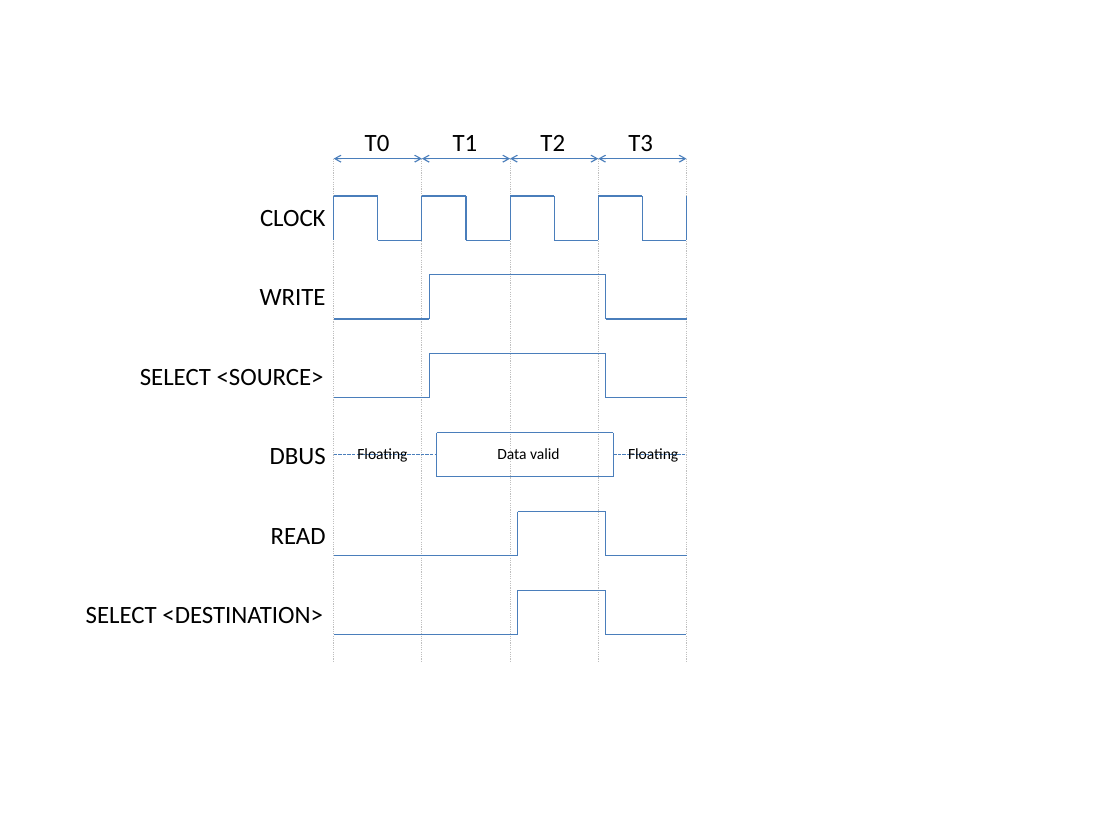
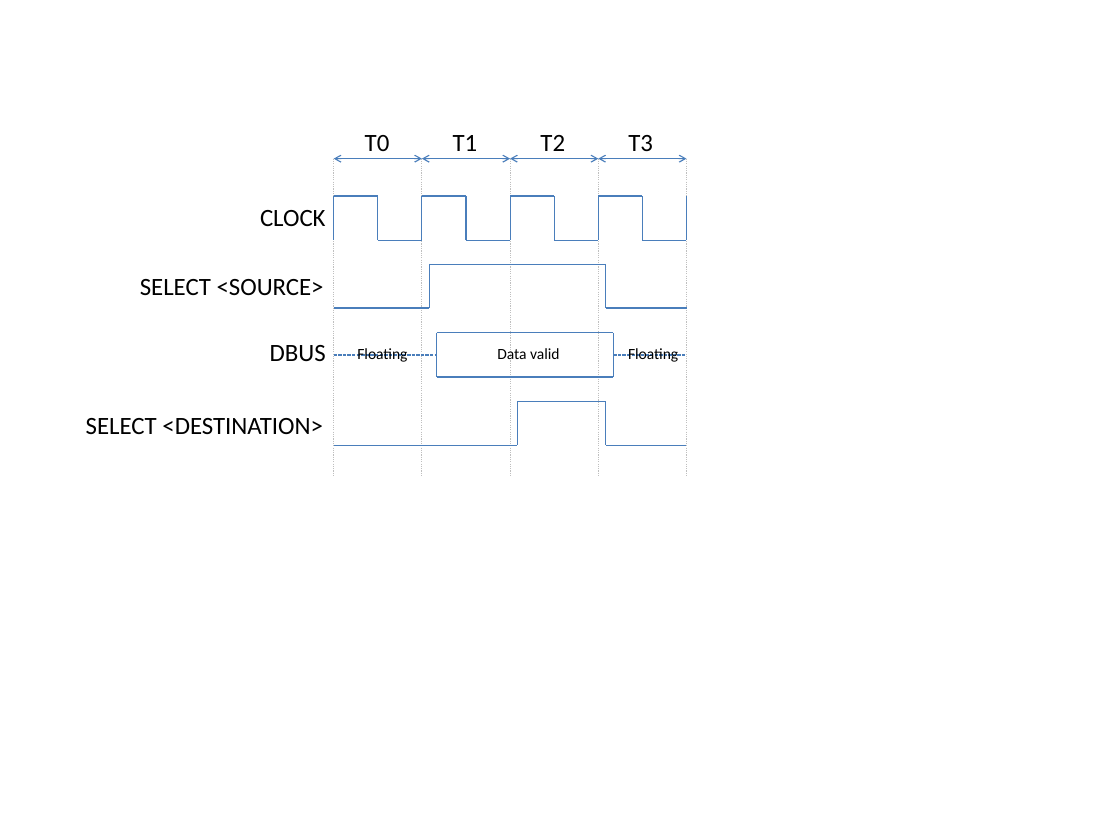
Before and after one commit to EarthGMS/Matsuzaka-I-Document, a slide deck: slide 3 of CPU Design/L1IsDrawings.pptx. Drawn at 1120x840 pixels with LibreOffice and Linux fonts; fonts in the diff are those of the drawing. Boxes give left, top, right and bottom in pixels: in the first picture for what was removed or moved away, otherwise in the second. Text is boxed around its words. In the diff, an @@ line names an element or a change of style, - is before the commit and + after.

Commit message:
Remove READ and WRITE

```diff
--- a/CPU Design/L1IsDrawings.pptx
+++ b/CPU Design/L1IsDrawings.pptx
@@ line moved from (334, 159) - (334, 661) to (334, 159) - (334, 476) @@
@@ line moved from (422, 159) - (422, 661) to (422, 159) - (422, 476) @@
@@ line moved from (510, 159) - (510, 661) to (510, 159) - (510, 476) @@
@@ line moved from (598, 159) - (598, 661) to (598, 159) - (598, 476) @@
@@ line moved from (687, 159) - (687, 661) to (687, 159) - (687, 476) @@
@@ text removed at [260, 289, 326, 305] @@
-WRITE
@@ line removed from (429, 274) to (429, 319) @@
@@ line removed from (429, 274) to (606, 274) @@
@@ line removed from (606, 274) to (606, 319) @@
@@ line removed from (334, 319) to (429, 319) @@
@@ 5 lines, 1 text: place and size @@
-5 lines, 1 text at [140, 354, 687, 398]
+5 lines, 1 text at [140, 264, 687, 308]
@@ line removed from (606, 319) to (687, 319) @@
@@ text "DBUS": place and size @@
-text "DBUS" at [270, 448, 326, 464]
+text "DBUS" at [270, 345, 326, 361]
@@ 6 lines, 3 texts: place and size @@
-6 lines, 3 texts at [334, 432, 687, 477]
+6 lines, 3 texts at [334, 333, 687, 377]
@@ 5 lines, 1 text: place and size @@
-5 lines, 1 text at [86, 590, 687, 635]
+5 lines, 1 text at [86, 401, 687, 446]
@@ text removed at [271, 528, 326, 544] @@
-READ
@@ line removed from (517, 512) to (517, 556) @@
@@ line removed from (517, 512) to (606, 512) @@
@@ line removed from (606, 512) to (606, 556) @@
@@ line removed from (334, 556) to (517, 556) @@
@@ line removed from (606, 556) to (687, 556) @@
```
Also in this commit, not shown: 6 other files.
